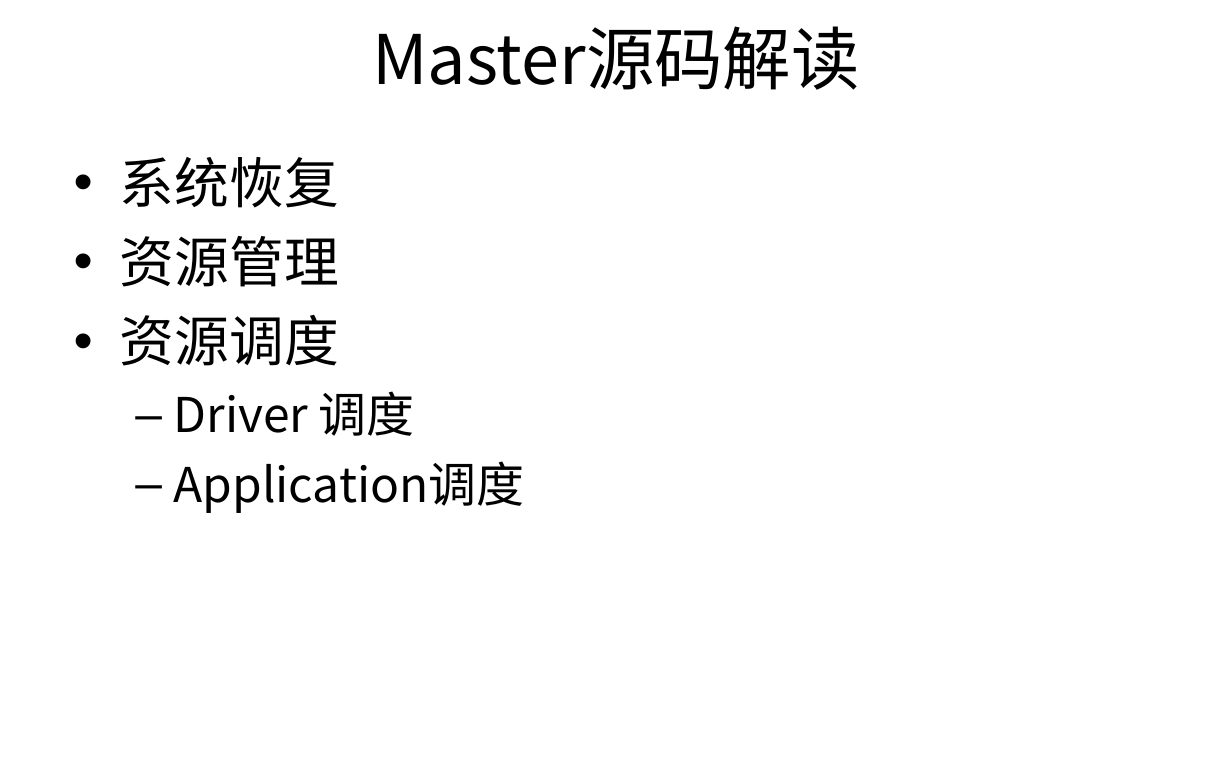
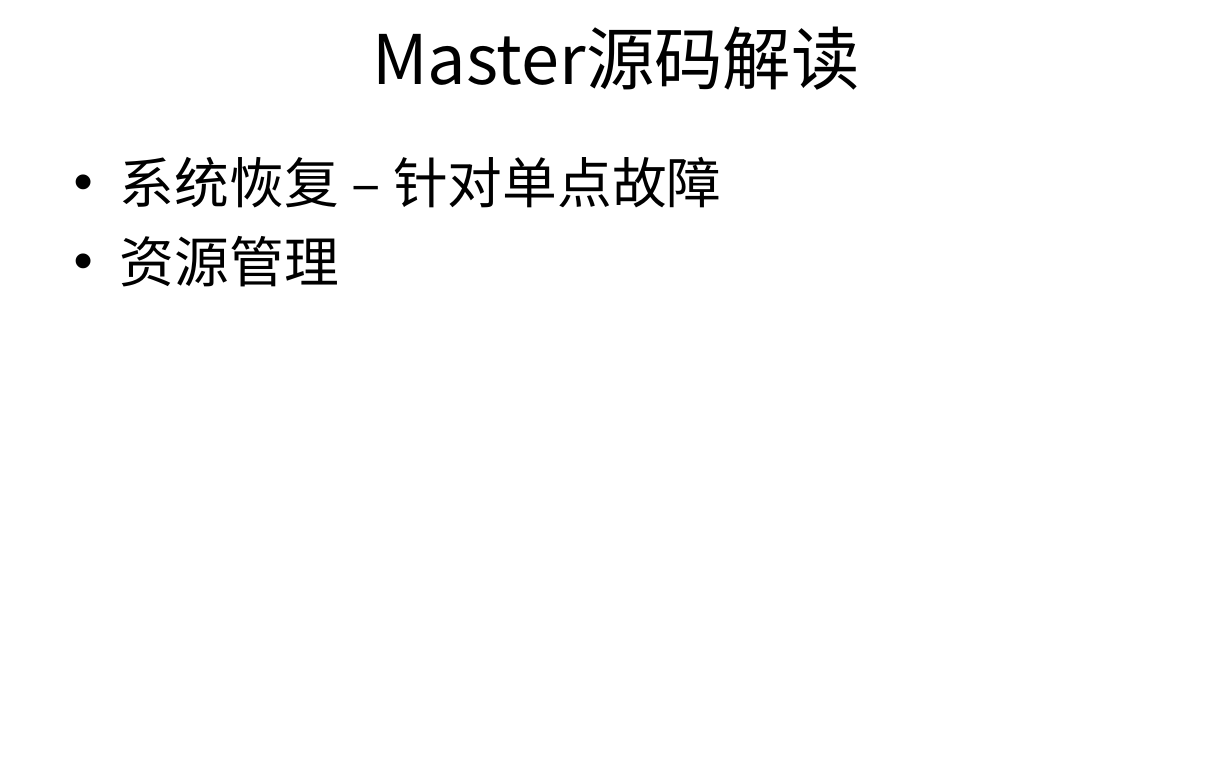
Before and after one commit to harlixxy/StudyNotes, a slide deck: slide 23 of 活动流程（26期）.ppt. Drawn at 1232x770 pixels with LibreOffice and Linux fonts; fonts in the diff are those of the drawing; background and template pictures are left out. Boxes give left, top, right and bottom in pixels: in the first picture for what was removed or moved away, otherwise in the second. Text is boxed around its words. In the diff, an @@ line names an element or a change of style, - is before the commit and + after.

Commit message:
修改Master源码解读

```diff
--- a/活动流程（26期）.ppt
+++ b/活动流程（26期）.ppt
@@ text at (x1=120, y1=157, x2=722, y2=208): text changed @@
-• 系统恢复
+• 系统恢复 – 针对单点故障
@@ text at (x1=120, y1=315, x2=524, y2=513): paragraphs removed @@
-• 资源调度
-  – Driver 调度
-  – Application调度
```
